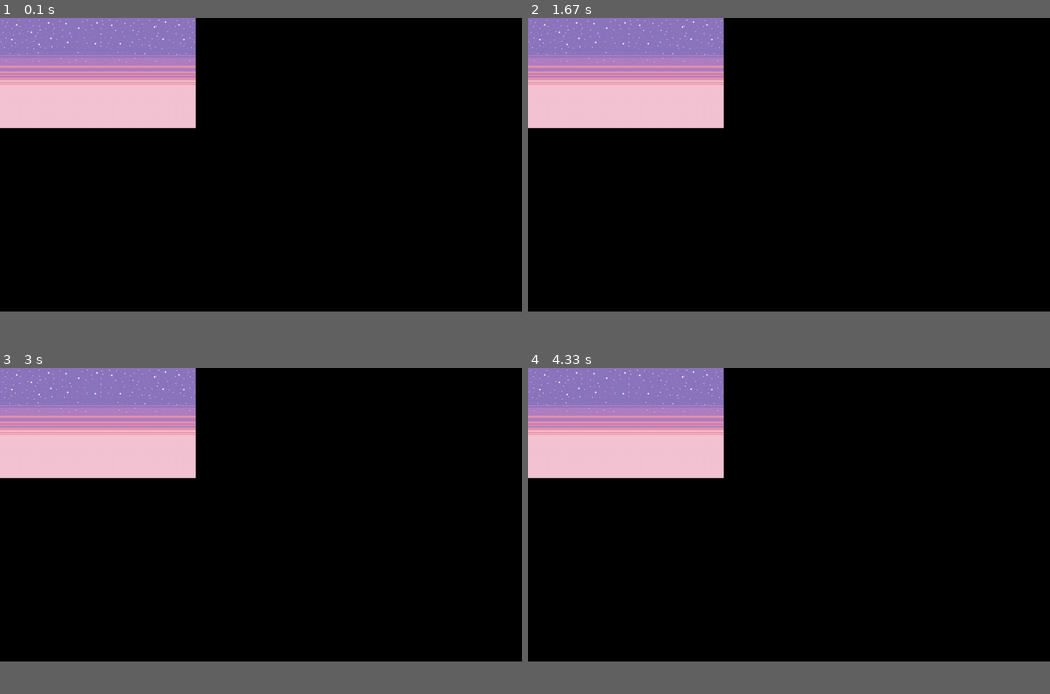
Above: before the commit, frames 1-4 (two rows, left to right).
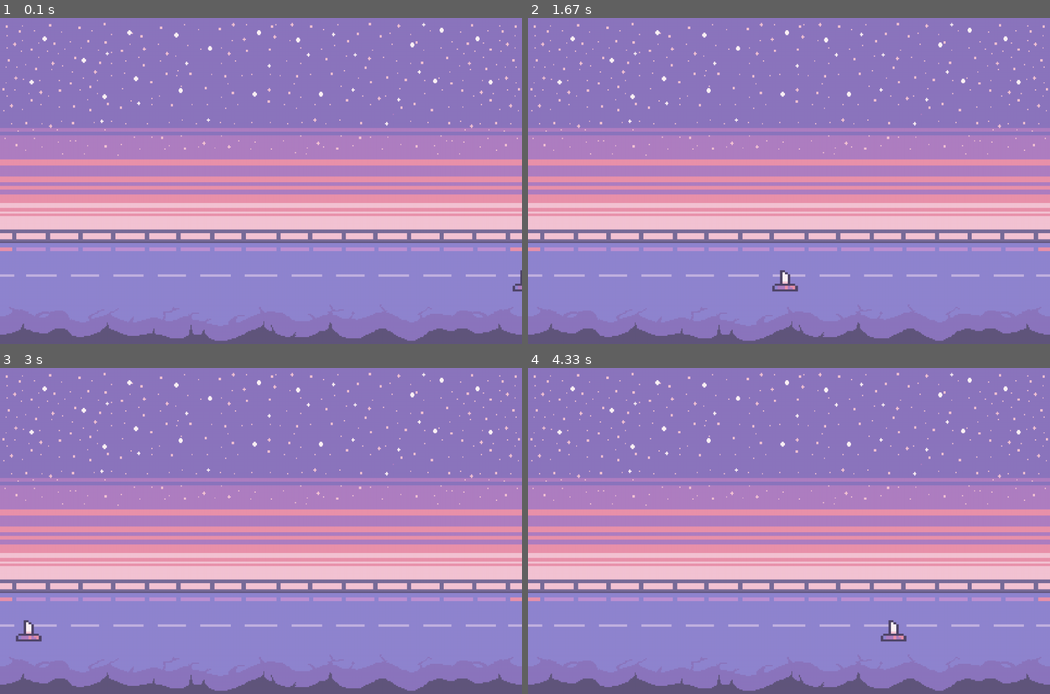
Above: after the commit, the same moments.

Repository: arnaszs/pygame
Game: pygame game, started from learning/main.py
Same seed, same stepped clock (60 frames per second), same inputs: the game is played once before the commit and once after it.
Inputs:
- Up to frame 1 (0.1 s): no input
- Up to frame 2 (1.67 s): no input
- Up to frame 3 (3 s): no input
- Up to frame 4 (4.33 s): no input
The window is 900x506 before the commit and 900x562 after it. Grey fills any space a smaller window leaves; there, only what the larger window draws over its background counts as a difference.

The runs differ from the first frame. In frame 1, 89% of the frame differs, in the area x 0-100%, y 0-100%; in frame 2, 89%; in frame 3, 89%; in frame 4, 89%.

Commit message:
traps, ground

Diff:
--- a/learning/main.py
+++ b/learning/main.py
@@ -3,11 +3,22 @@
 
 
 pygame.init()
-screen = pygame.display.set_mode((1280, 720))
+screen = pygame.display.set_mode((1280, 800))
 pygame.display.set_caption('Super Runner')
 clock = pygame.time.Clock() # Tells game that it has to run at 60fps in while loop.
 
-sky_surface = pygame.image.load('learning/pixelart/Package/Sprites/Game Objects/Background.png')
+sky_surface = pygame.image.load('learning/pixelart/Package/Sprites/Game Objects/Background.png').convert_alpha()
+ground_surface = pygame.image.load('learning/pixelart/Package/Sprites/Game Objects/Foreground.png').convert_alpha()
+trap1_surface = pygame.image.load('learning/pixelart/Package/Sprites/Game Objects/Obstacle_1.png').convert_alpha()
+
+
+resized_sky = pygame.transform.scale(sky_surface, (1280, 800))
+resized_ground = pygame.transform.scale(ground_surface, (1280, 800))
+resized_trap1 = pygame.transform.scale(trap1_surface, (100, 75))
+
+
+trap1_x_pos = 1280
+
 
 while True:
     for event in pygame.event.get():
@@ -15,7 +26,11 @@
             pygame.quit()
             exit()
 
-    screen.blit(sky_surface, (0, 0))
+    screen.blit(resized_sky, (0, 0))
+    screen.blit(resized_ground, (0, 0))
+    trap1_x_pos -= 7
+    if trap1_x_pos < -100: trap1_x_pos = 1280
+    screen.blit(resized_trap1, (trap1_x_pos, 600))
 
     # draw all our elements and update everything
     pygame.display.update()
